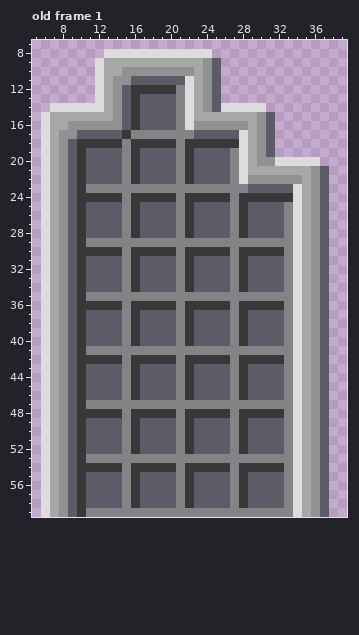
Pixel-art file, stored at Assets/Sprites/Level/ExitDoor.ase. The picture above is the old version.
44x60 pixels, 13 frames. Colours within 5 levels of each other are drawn and written as one. Shown: old frame 1: x 5..39, y 7..59. The commit also changed other frames, which this record leaves out.
Now the later version:
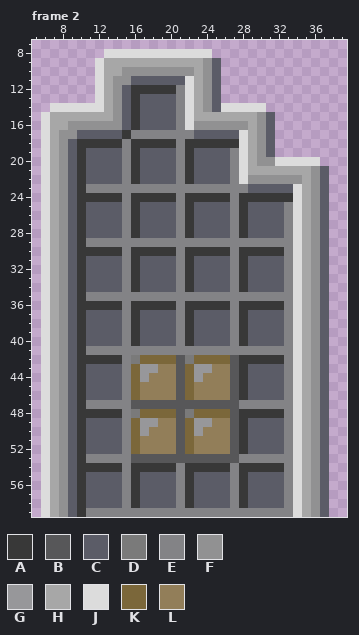
Palette (. is transparent): A #383838  B #575759  C #5b5c67  D #7a7a7a  E #838386  F #919192  G #97979a  H #a7a7a7  J #dcdcdc  K #7b673a  L #927e59
A new or re-ordered frame is compared with the old frame closest to it.
The edit:
frames 13 -> 41
--- frame 2 is new; against old frame 1, layer "yellow"
@@ x 14..29 @@
 41 EEEEEEEEEEEEEEEE
-42 AEAAAAAEAAAAAEAA
-43 CEACCCCEACCCCEAC
-44 CEACCCCEACCCCEAC
-45 CEACCCCEACCCCEAC
-46 CEACCCCEACCCCEAC
-47 EEEEEEEEEEEEEEEE
-48 AEAAAAAEAAAAAEAA
-49 CEACCCCEACCCCEAC
-50 CEACCCCEACCCCEAC
-51 CEACCCCEACCCCEAC
-52 CEACCCCEACCCCEAC
-53 EEEEEEEEEEEEEEEE
+42 AEDKKKKBDKKKKBAA
+43 CEKGGLLBKGGLLBAC
+44 CEKGLLLBKGLLLBAC
+45 CEKLLLLBKLLLLBAC
+46 CEKLLLLBKLLLLBAC
+47 EEBBBBBBBBBBBBEE
+48 AEDKKKKBDKKKKBAA
+49 CEKGGLLBKGGLLBAC
+50 CEKGLLLBKGLLLBAC
+51 CEKLLLLBKLLLLBAC
+52 CEKLLLLBKLLLLBAC
+53 EEBBBBBBBBBBBBEE
 54 AEAAAAAEAAAAAEAA
Where, in picture pixels (left, top, right, bottom), the same in both pictures:
changed: (131, 355, 239, 463)
